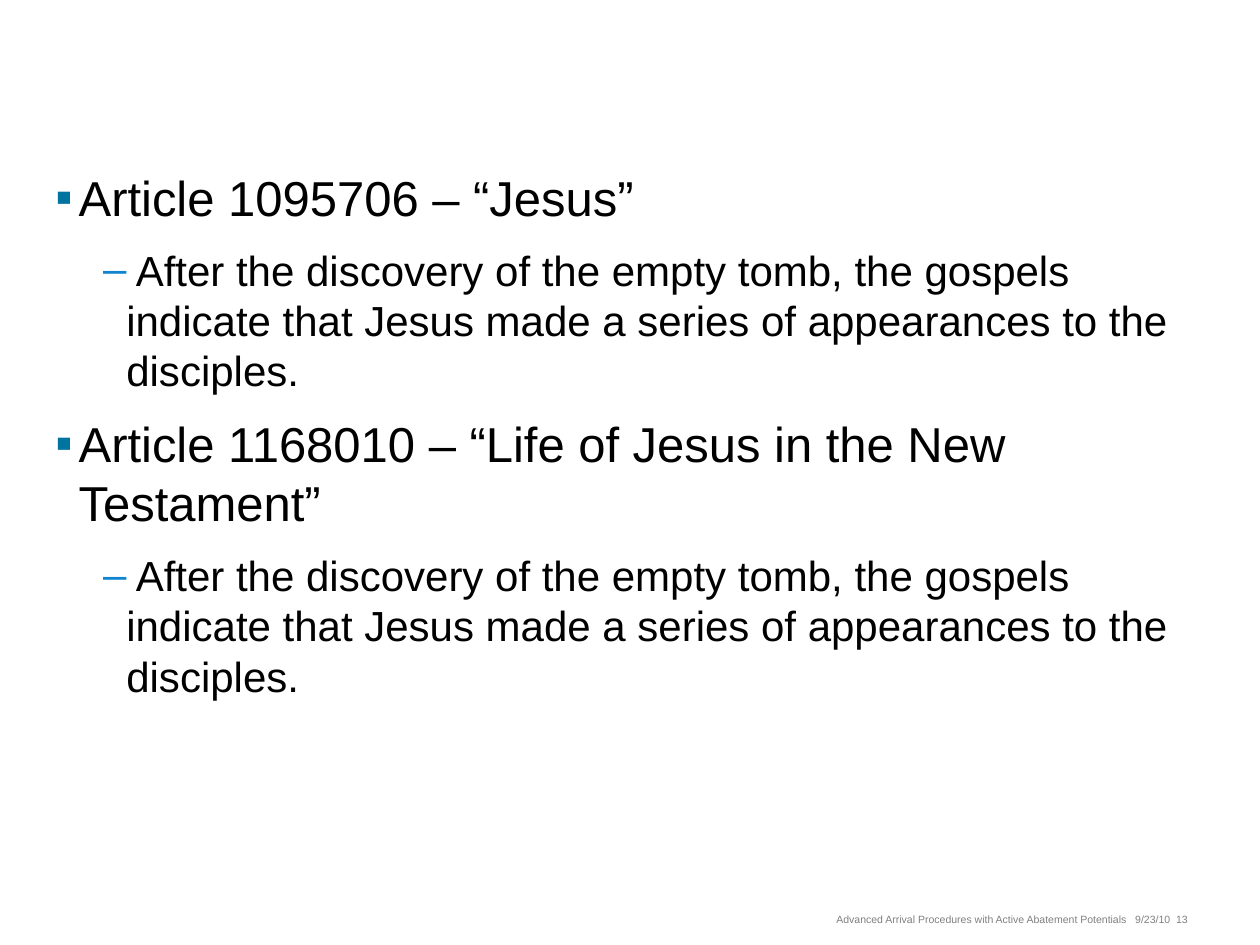
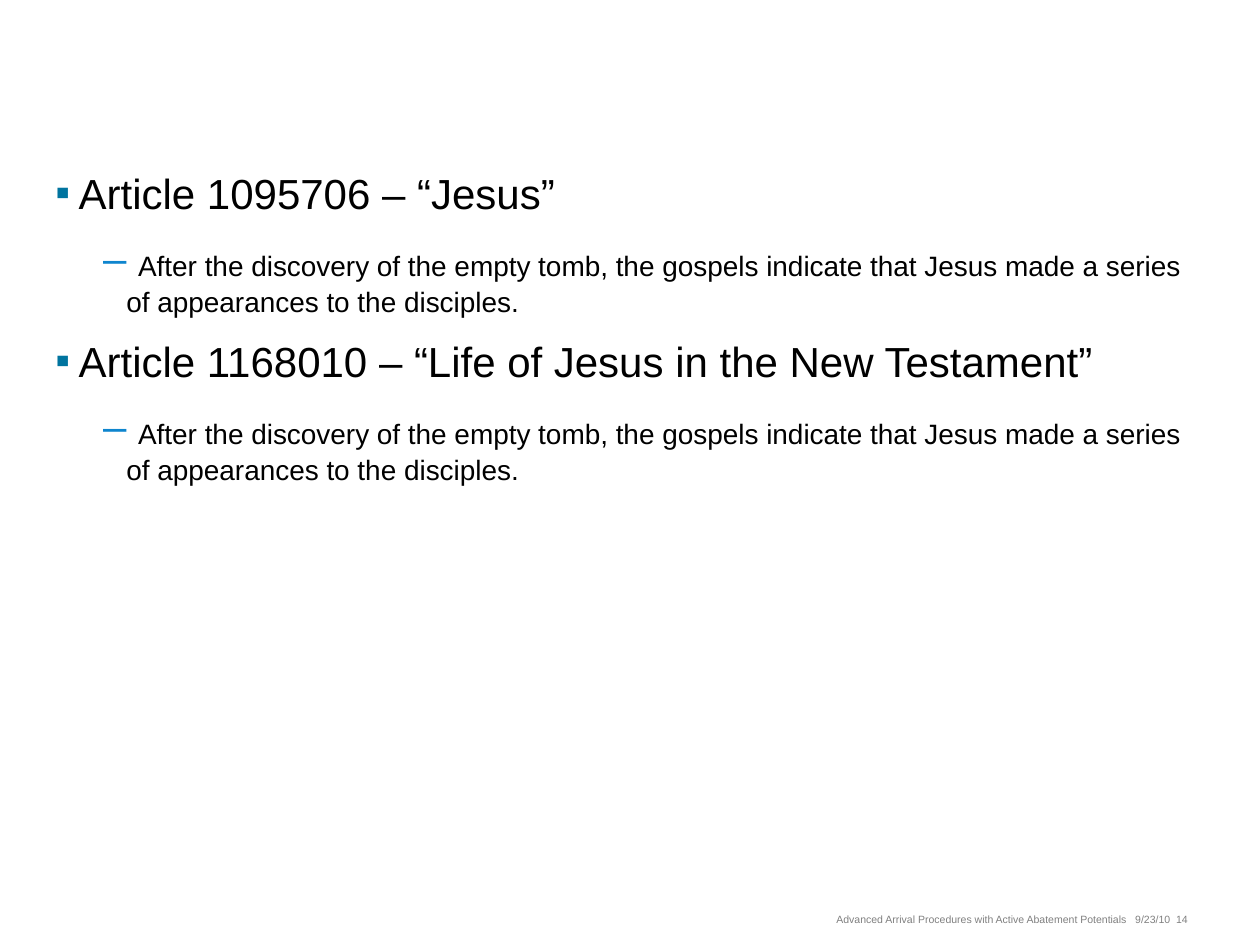
Before and after one commit to seweissman/wikiduper, a slide deck: slide 14 of presentation/NearDupDetectionWikipedia.pptx (slide 13 before the commit). Drawn at 1260x945 pixels with LibreOffice and Linux fonts; fonts in the diff are those of the drawing; background and template pictures are left out. Boxes give left, top, right and bottom in pixels: in the first picture for what was removed or moved away, otherwise in the second. Text is boxed around its words. In the diff, an @@ line names an element or a change of style, - is before the commit and + after.

```diff
--- a/presentation/NearDupDetectionWikipedia.pptx
+++ b/presentation/NearDupDetectionWikipedia.pptx
@@ text "Article 1095706 – “Jesus”" at [79,178,1181,485]: size 28 to 24 pt in "Article 1095706 – “Jesus”", "Article 1168010 – “Life of Jesus in ..."; size 24 to 16 pt in "After the discovery of the empty tomb, ...", "After the discovery of the empty tomb, ..."; less space between paragraphs @@
@@ text at [836,915,1188,923]: text changed @@
-Advanced Arrival Procedures with Active Abatement Potentials 9/23/10 13
+Advanced Arrival Procedures with Active Abatement Potentials 9/23/10 14
```
Also in this commit, not shown: 12 other slides changed, 2 slides added.
